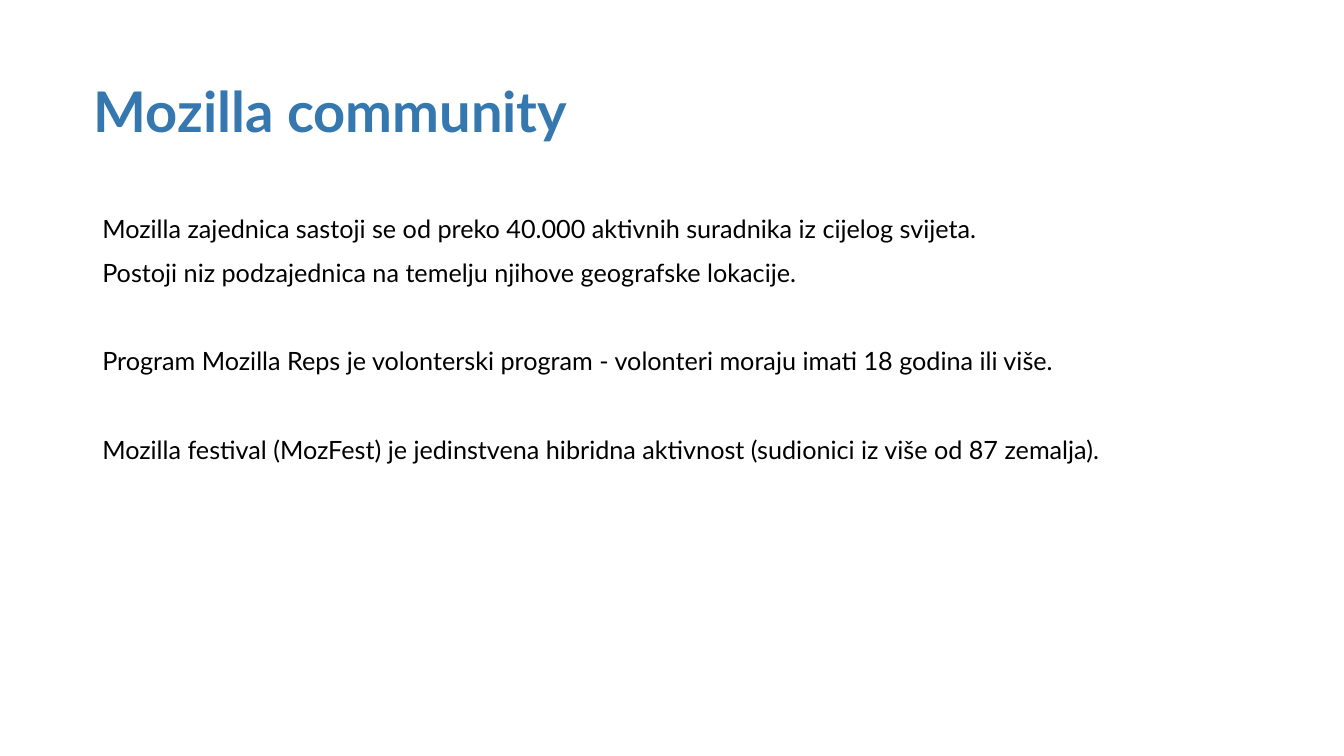
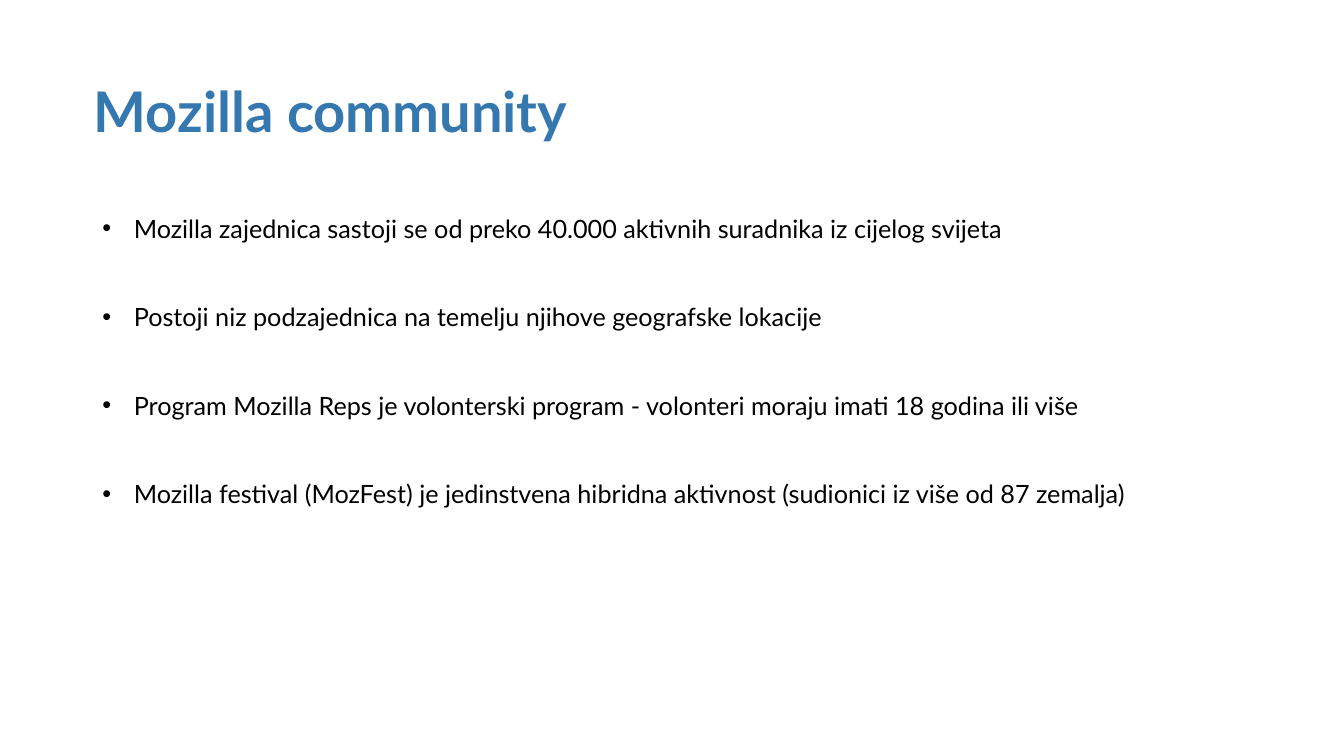
Before and after one commit to CvetkovskiIvor/ProgramskoInzenjerstvoSeminar, a slide deck: slide 19 of Open Source Prezentacija.pptx. Drawn at 1344x756 pixels with LibreOffice and Linux fonts; fonts in the diff are those of the drawing; background and template pictures are left out. Boxes give left, top, right and bottom in pixels: in the first picture for what was removed or moved away, otherwise in the second. Text is boxed around its words. In the diff, an @@ line names an element or a change of style, - is before the commit and + after.

```diff
--- a/Open Source Prezentacija.pptx
+++ b/Open Source Prezentacija.pptx
@@ text at [134,219,1124,508]: text changed @@
-Mozilla zajednica sastoji se od preko 40.000 aktivnih suradnika iz cijelog svijeta.
-Postoji niz podzajednica na temelju njihove geografske lokacije.
-Program Mozilla Reps je volonterski program - volonteri moraju imati 18 godina ili više.
-Mozilla festival (MozFest) je jedinstvena hibridna aktivnost (sudionici iz više od 87 zemalja).
+• Mozilla zajednica sastoji se od preko 40.000 aktivnih suradnika iz cijelog svijeta
+• Postoji niz podzajednica na temelju njihove geografske lokacije
+• Program Mozilla Reps je volonterski program - volonteri moraju imati 18 godina ili više
+• Mozilla festival (MozFest) je jedinstvena hibridna aktivnost (sudionici iz više od 87 zemalja)
```
Also in this commit, not shown: 24 other slides changed, 1 slide removed.
